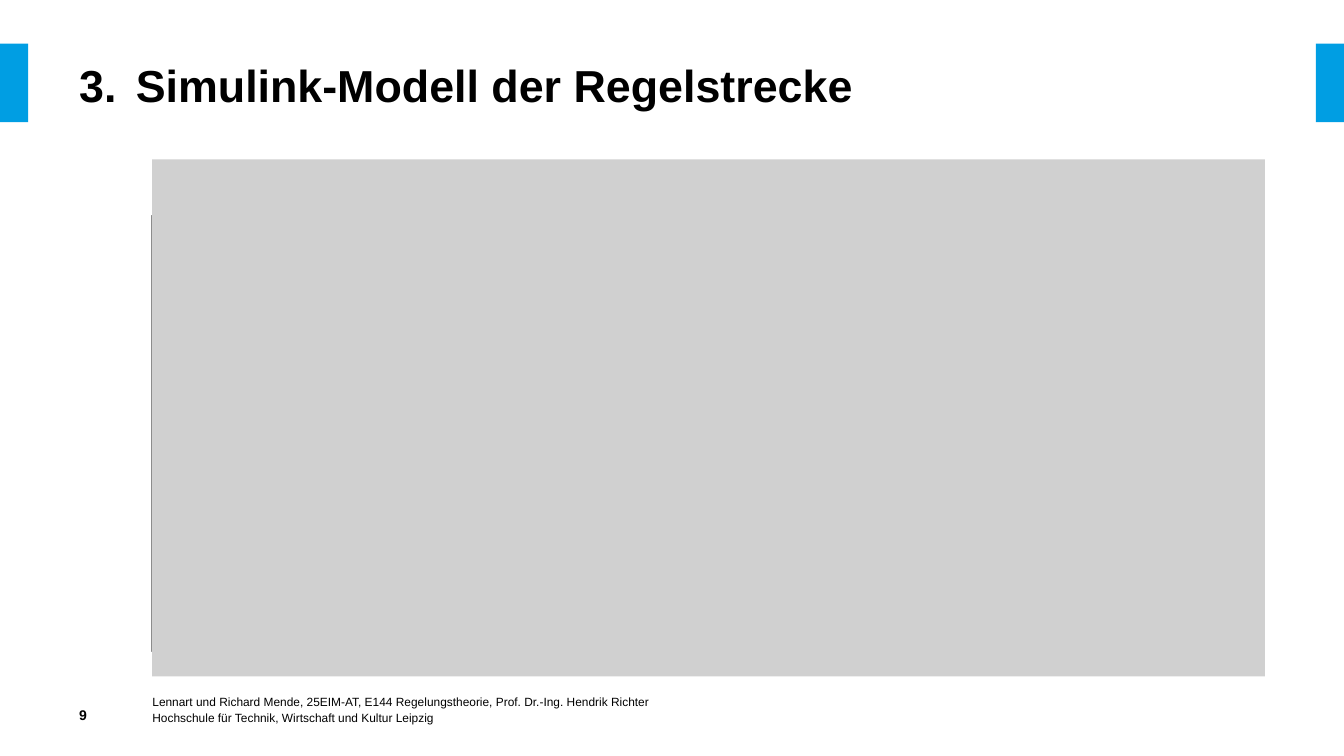
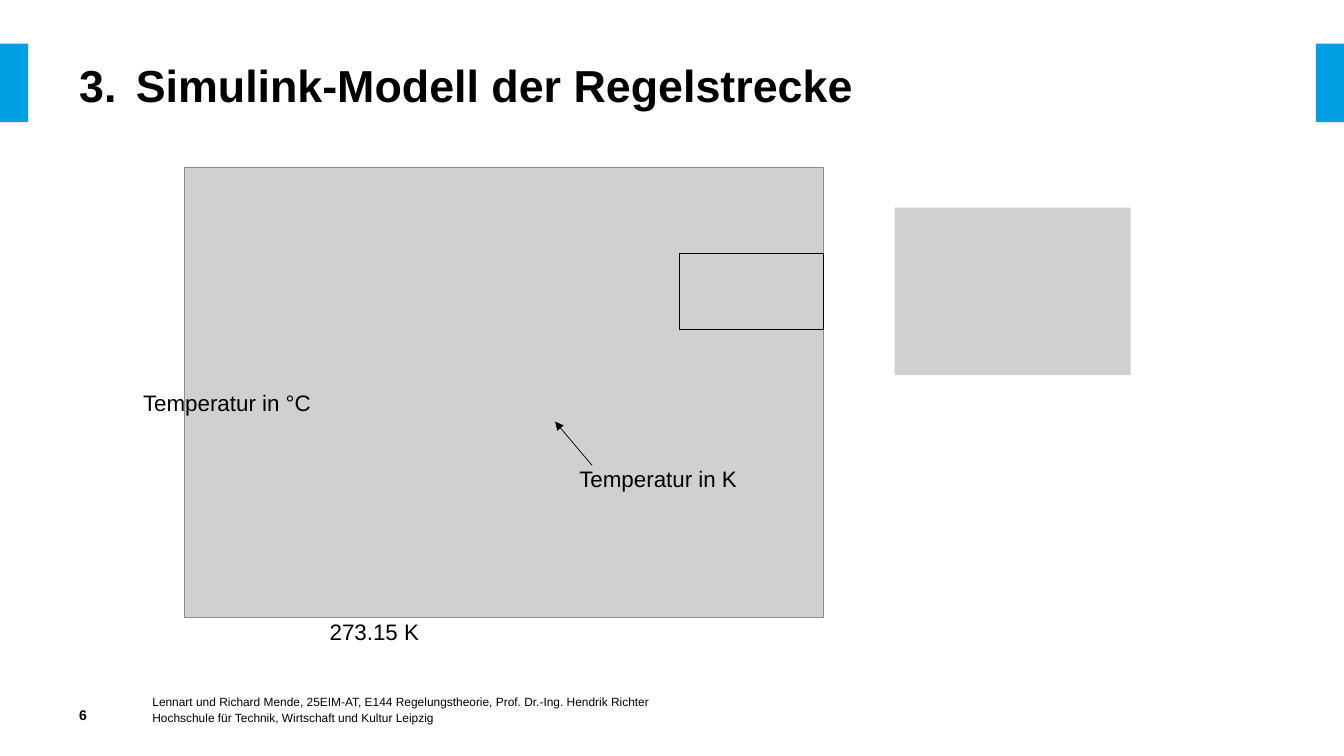
Before and after one commit to LennartMende/ColpittsOscillator, a slide deck: slide 6 of Zwischenpräsentation.pptx (slide 9 before the commit). Drawn at 1344x756 pixels with LibreOffice and Linux fonts; fonts in the diff are those of the drawing; grey boxes stand for pictures; background and template pictures are left out. Boxes give left, top, right and bottom in pixels: in the first picture for what was removed or moved away, otherwise in the second. Text is boxed around its words. In the diff, an @@ line names an element or a change of style, - is before the commit and + after.

Commit message:
final

```diff
--- a/Zwischenpräsentation.pptx
+++ b/Zwischenpräsentation.pptx
@@ picture removed at [152,159,1265,677] @@
@@ picture: place and size @@
-picture at [152,216,940,652]
+picture at [185,167,824,618]
@@ picture added at [895,208,1131,375] @@
@@ picture added at [680,253,824,330] @@
@@ text added at [143,393,311,416], 16 pt, text #000000 @@
+Temperatur in °C
@@ arrow added from (592, 465) to (556, 421), #000000 0.5 pt @@
@@ text added at [579,470,737,492], 16 pt, text #000000 @@
+Temperatur in K
@@ text added at [330,624,419,641], 16 pt, text #000000 @@
+273.15 K
```
Also in this commit, not shown: 6 other slides changed, 2 slides removed.
